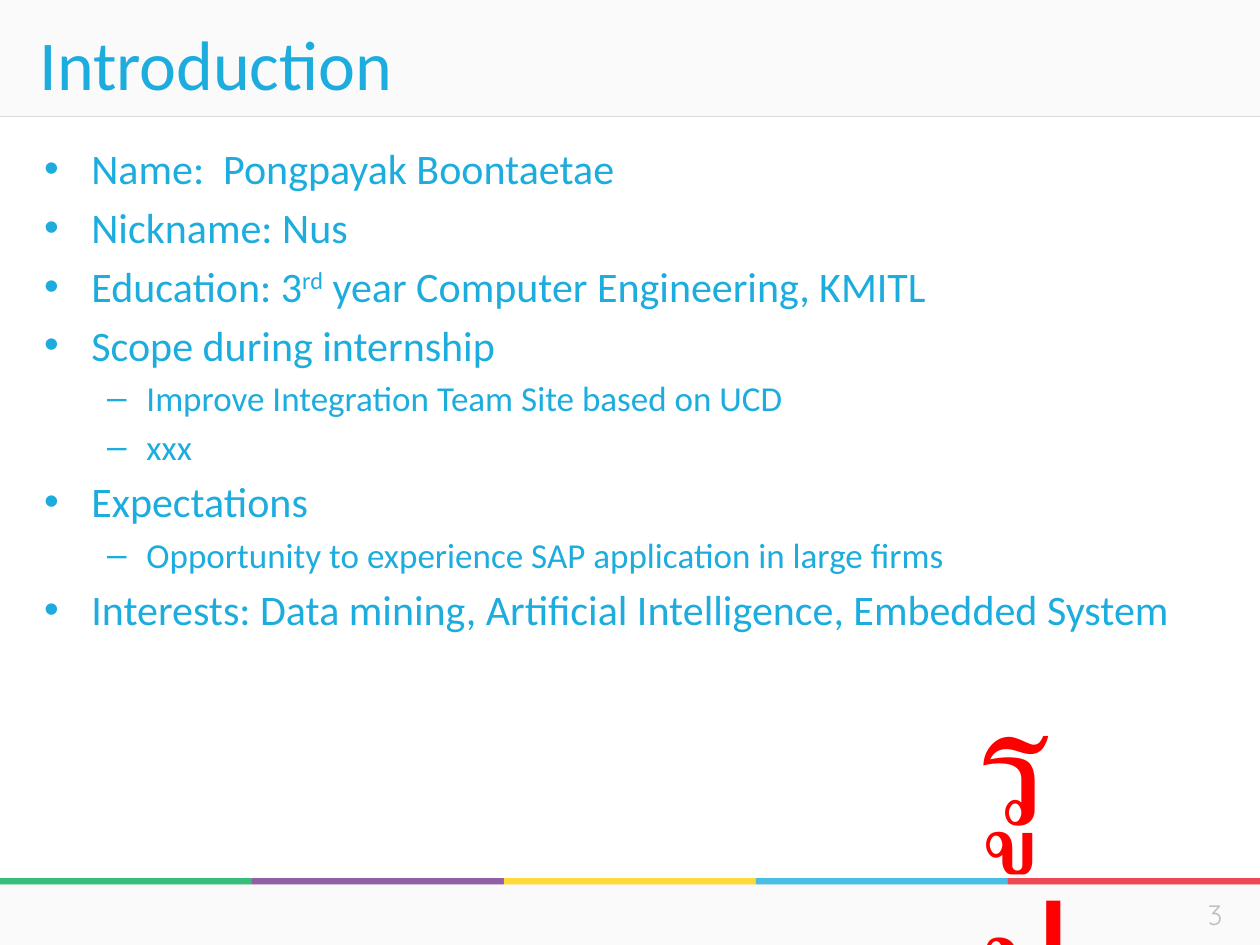
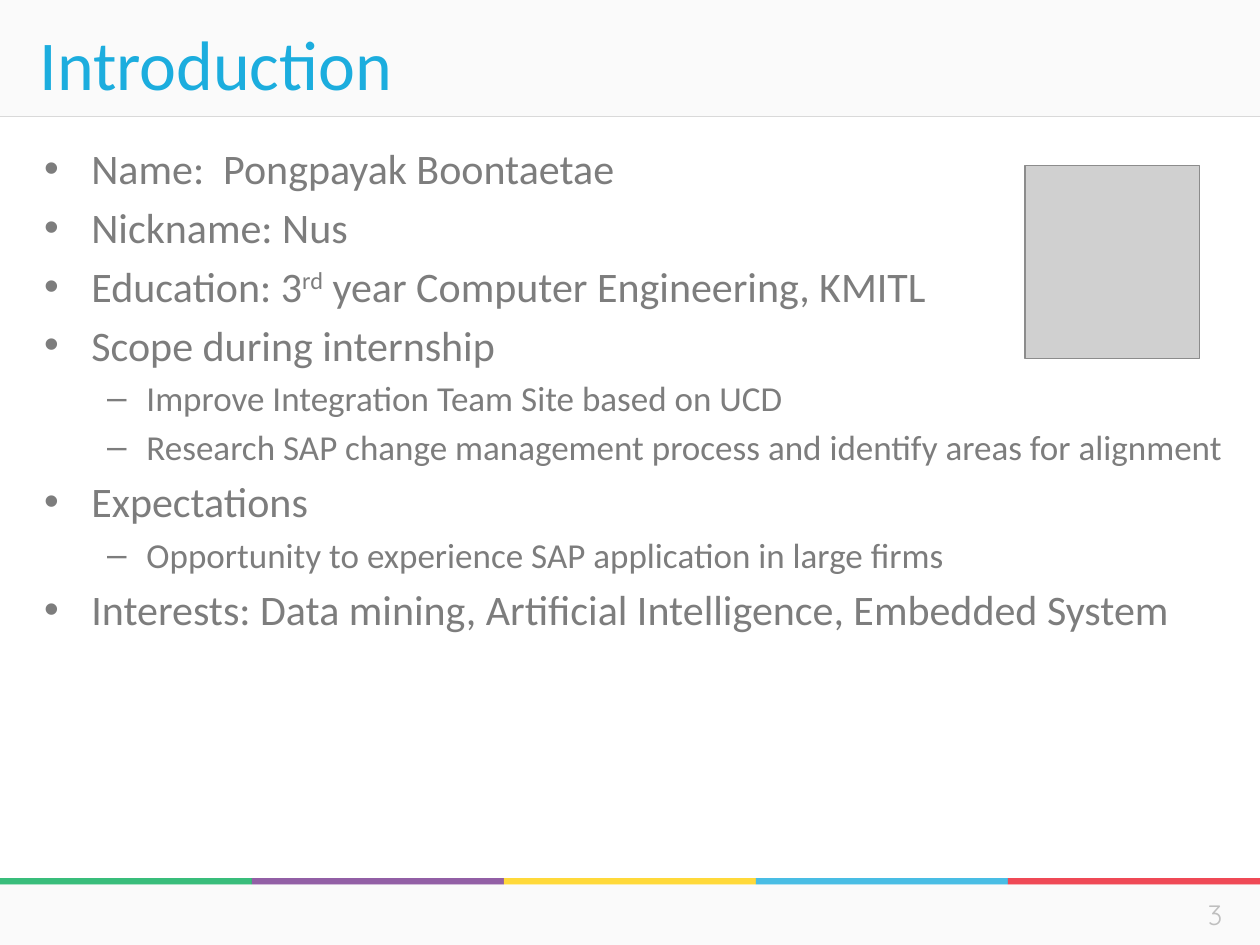
Before and after one commit to donus3/BusGoEveryWhere, a slide deck: slide 3 of Integration New Homepage.pptx. Drawn at 1260x945 pixels with LibreOffice and Linux fonts; fonts in the diff are those of the drawing; grey boxes stand for pictures; background and template pictures are left out. Boxes give left, top, right and bottom in pixels: in the first picture for what was removed or moved away, otherwise in the second. Text is boxed around its words. In the diff, an @@ line names an element or a change of style, - is before the commit and + after.

```diff
--- a/Integration New Homepage.pptx
+++ b/Integration New Homepage.pptx
@@ text at (x1=91, y1=155, x2=1168, y2=632): text colour #1CADDE to #7D7D7D in "Name: Pongpayak Boontaetae", "Nickname: Nus", "Education: 3rd year Computer Engineering, KMITL", "Scope during internship" and 4 more places @@
@@ picture added at (x1=1026, y1=165, x2=1200, y2=358) @@
@@ text at (x1=146, y1=435, x2=1222, y2=466): text changed; text colour #1CADDE to #7D7D7D @@
-  – xxx
+  – Research SAP change management process and identify areas for alignment
@@ text removed at (x1=978, y1=736, x2=1044, y2=869) @@
-รูป
```
Also in this commit, not shown: 10 other slides changed, 4 slides added, 3 slides removed.
